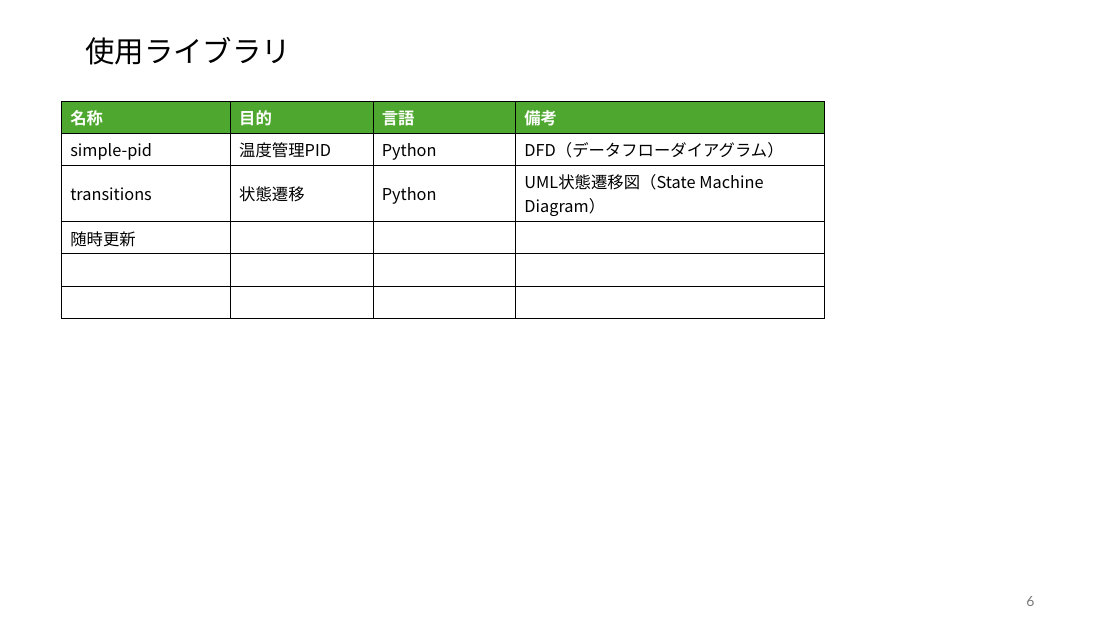
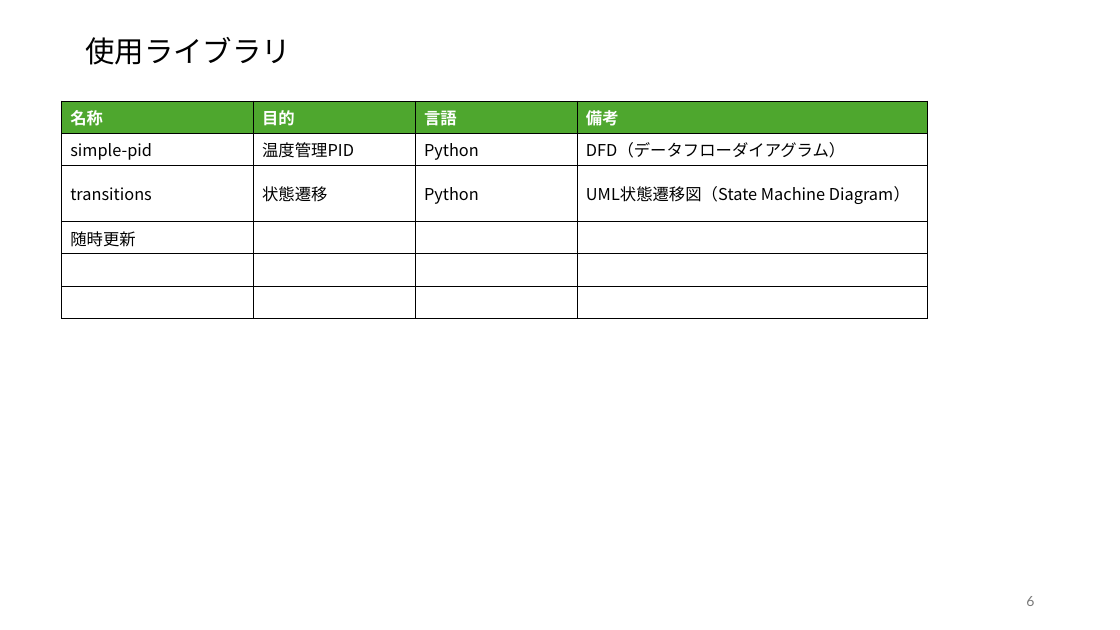
Before and after one commit to KazYag/nyaTraining-python-project, a slide deck: slide 6 of Specification/基本仕様.pptx. Drawn at 1120x630 pixels with LibreOffice and Linux fonts; fonts in the diff are those of the drawing. Boxes give left, top, right and bottom in pixels: in the first picture for what was removed or moved away, otherwise in the second. Text is boxed around its words. In the diff, an @@ line names an element or a change of style, - is before the commit and + after.

Commit message:
ライブラリ検索方法、内容を設定

```diff
--- a/Specification/基本仕様.pptx
+++ b/Specification/基本仕様.pptx
@@ table: place and size @@
-table at [62,101,825,288]
+table at [62,101,928,269]
```
Also in this commit, not shown: 1 slide added, 1 other file.
